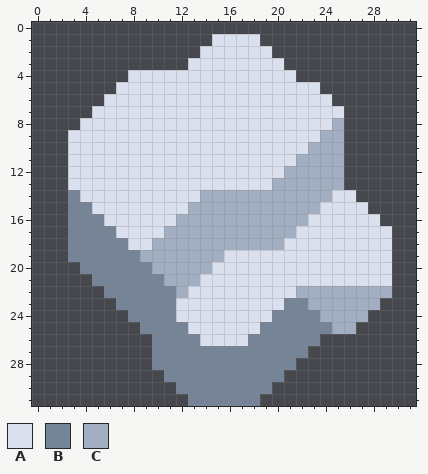
Pixel-art sprite -- sprites/Items/raw-platinum.png. The picture above is the old version.
The file is 32x32 pixels.
Palette (. is transparent): A #dae0ee  B #768497  C #a2aec1
Pixels before, first column x 3:
 1 ............AAAA...........
 2 ...........AAAAAA..........
 3 ..........AAAAAAAA.........
 4 .....AAAAAAAAAAAAAA........
 5 ....AAAAAAAAAAAAAAAAA......
 6 ...AAAAAAAAAAAAAAAAAAA.....
 7 ..AAAAAAAAAAAAAAAAAAAAA....
 8 .AAAAAAAAAAAAAAAAAAAAAC....
 9 AAAAAAAAAAAAAAAAAAAAACC....
10 AAAAAAAAAAAAAAAAAAAACCC....
11 AAAAAAAAAAAAAAAAAAACCCC....
12 AAAAAAAAAAAAAAAAAACCCCC....
13 AAAAAAAAAAAAAAAAACCCCCC....
14 BAAAAAAAAAACCCCCCCCCCCAA...
15 BBAAAAAAAACCCCCCCCCCCAAAA..
16 BBBAAAAAACCCCCCCCCCCAAAAAA.
17 BBBBAAAACCCCCCCCCCCAAAAAAAA
18 BBBBBAACCCCCCCCCCCAAAAAAAAA
19 BBBBBBCCCCCCCAAAAAAAAAAAAAA
20 .BBBBBBCCCCCAAAAAAAAAAAAAAA
21 ..BBBBBBCCCAAAAAAAAAAAAAAAA
22 ...BBBBBBCAAAAAAAAACCCCCCCC
23 ....BBBBBAAAAAAAAABBCCCCCC.
24 .....BBBBAAAAAAAABBBBCCCC..
25 ......BBBBAAAAAABBBBBBCC...
26 .......BBBBAAAABBBBBB......
27 .......BBBBBBBBBBBBB.......
28 .......BBBBBBBBBBBB........
29 ........BBBBBBBBBB.........
30 .........BBBBBBBB..........
31 ..........BBBBBB...........
And afterwards:
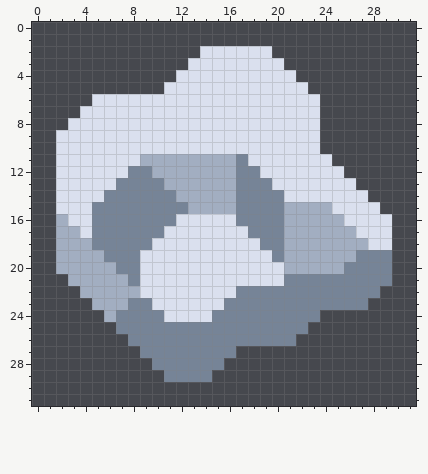
Diff:
Colour A is added in row 6 at x 5; in row 7 at x 4; in row 8 at x 3; in rows 9 to 12 at x 2; in row 13 at x 2 and 26; in row 14 at x 2 and 27.
Colour A is added in row 15 at x 2 and 28; in row 16 at x 29.
Colour A replaces colour B in row 14 at x 3; in rows 15 to 16 at x 3 to 4; in row 17 at x 4; in row 20 at x 9; in row 21 at x 9 to 10; in row 22 at x 9 to 11.
Colour A replaces colour B in row 23 at x 10 to 11; in row 24 at x 11.
Colour A replaces colour C in row 10 at x 23; in row 11 at x 22 to 24; in row 12 at x 21 to 25; in row 13 at x 20 to 25; in row 14 at x 21 to 24; in row 16 at x 12 to 16.
Colour A replaces colour C in row 17 at x 11 to 17; in row 18 at x 10 to 18; in row 19 at x 9 to 15; in row 20 at x 10 to 14; in row 21 at x 11 to 13; in row 22 at x 12.
Colour B is added in row 24 at x 7; in row 25 at x 7 to 8; in row 26 at x 8 to 9; in row 27 at x 9.
Colour B replaces colour A in row 11 at x 17; in row 12 at x 8 to 9 and 17 to 18; in row 13 at x 7 to 10 and 17 to 19; in row 14 at x 6 to 11; in row 15 at x 5 to 12; in row 16 at x 6 to 11.
Colour B replaces colour A in row 17 at x 7 to 10; in row 18 at x 8 to 9; in row 19 at x 20 and 27 to 29; in row 20 at x 26 to 29; in row 21 at x 21 to 29; in row 22 at x 17 to 21.
Colour B replaces colour A in row 23 at x 16 to 20; in row 24 at x 15 to 19; in row 25 at x 13 to 18; in row 26 at x 14 to 17.
Colour B replaces colour C in rows 14 to 16 at x 17 to 20; in row 17 at x 18 to 20; in row 18 at x 19 to 20; in row 22 at x 22 to 28; in row 23 at x 23 to 27.
Colour C is added in rows 16 to 19 at x 2; in row 20 at x 2 to 3; in row 21 at x 3 to 4; in row 22 at x 4 to 5; in row 23 at x 5 to 6; in row 24 at x 6.
Colour C replaces colour A in row 11 at x 9 to 16; in row 12 at x 10 to 16; in row 13 at x 11 to 16; in row 14 at x 12 to 13; in row 15 at x 24; in row 16 at x 23 to 25.
Colour C replaces colour A in row 17 at x 22 to 26; in row 18 at x 21 to 27; in row 19 at x 21 to 26; in row 20 at x 21 to 25.
Colour C replaces colour B in row 17 at x 3; in row 18 at x 3 to 4; in row 19 at x 3 to 5; in row 20 at x 4 to 6; in row 21 at x 5 to 7; in row 22 at x 6 to 8.
Colour C replaces colour B in row 23 at x 7.
Colour A is removed in row 1 at x 15 to 18; in row 4 at x 8 to 11; in row 5 at x 7 to 10 and 23; in row 6 at x 24; in row 7 at x 24 to 25; in row 8 at x 24.
Colour B is removed in row 25 at x 23 to 24; in row 26 at x 22 to 23; in row 27 at x 17 to 22; in row 28 at x 16 to 21; in row 29 at x 15 to 20; in row 30 at x 12 to 19.
Colour B is removed in row 31 at x 13 to 18.
Colour C is removed in row 8 at x 25; in rows 9 to 10 at x 24 to 25; in row 11 at x 25; in row 22 at x 29; in row 23 at x 28; in row 24 at x 24 to 27.
Colour C is removed in row 25 at x 25 to 26.
Changed places in both pictures, as pixel boxes (x1, y1, x2, y2):
changed: (56, 34, 392, 406)
